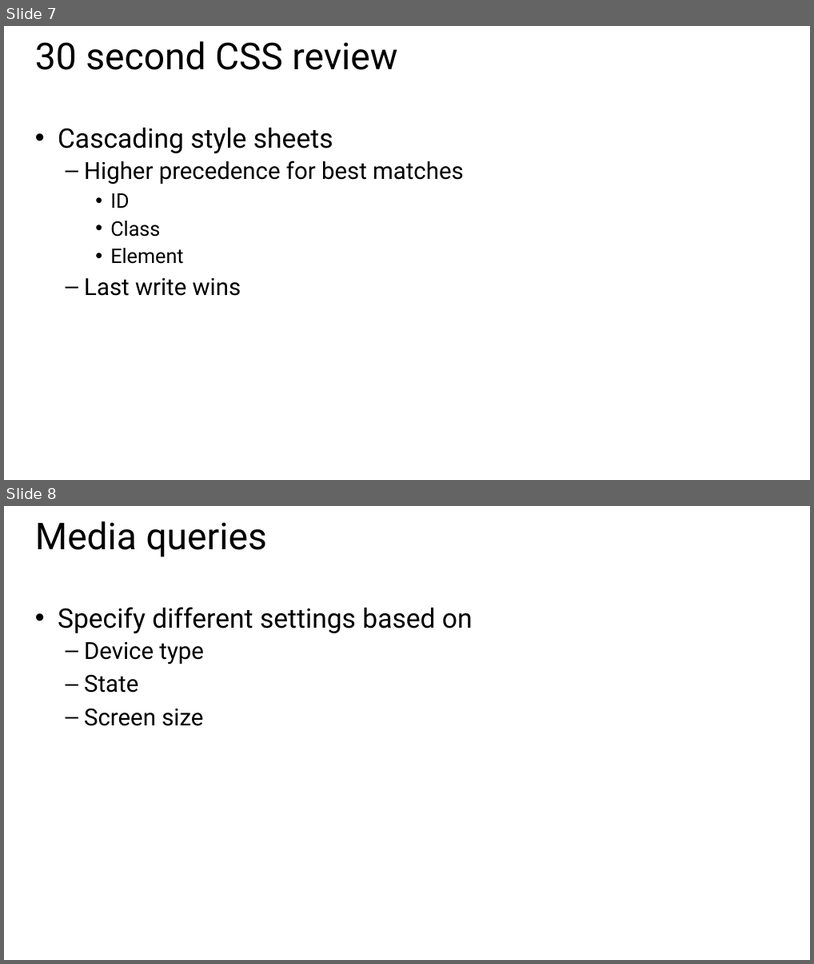
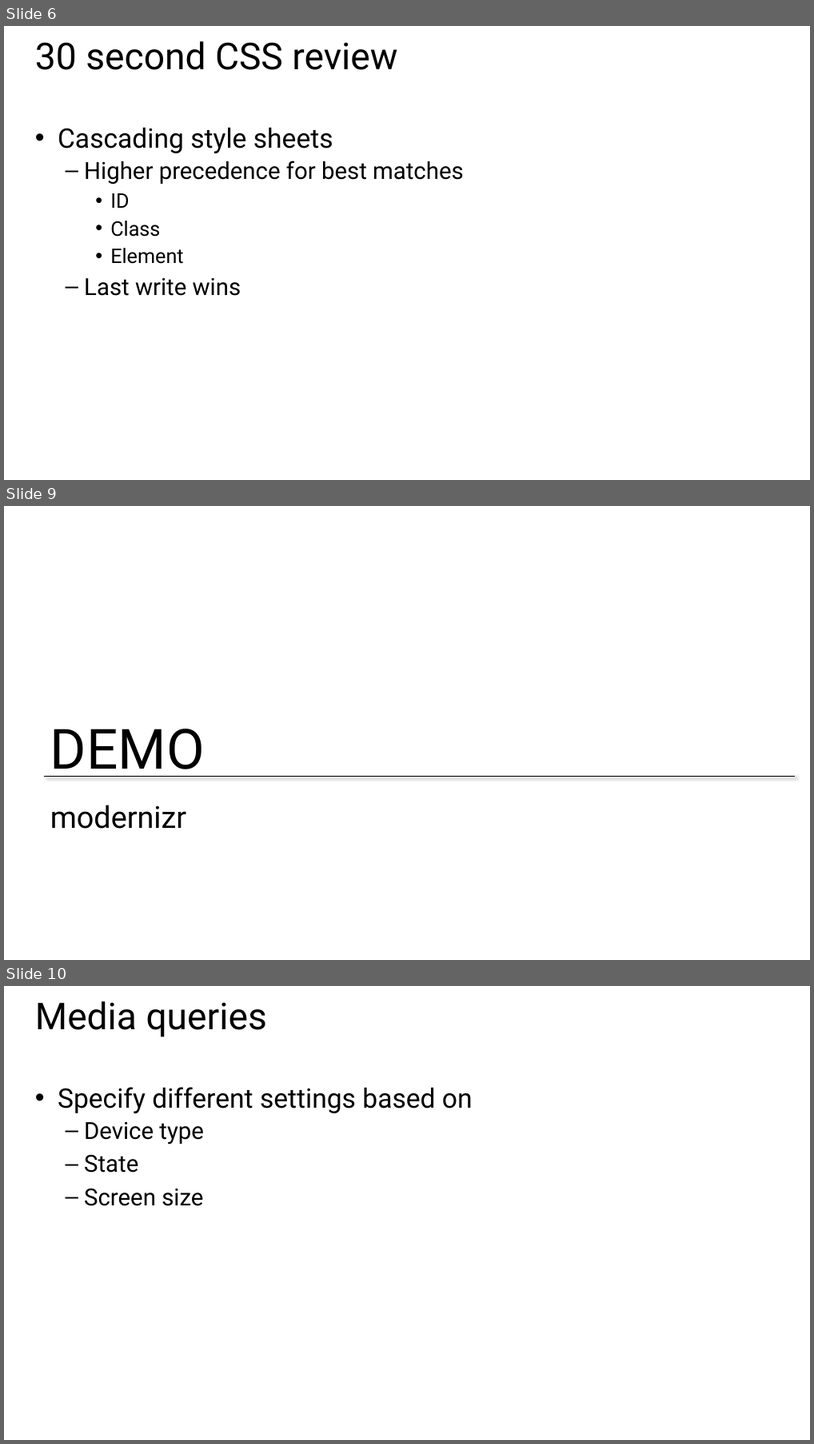
Before and after one commit to CharaD7/FrayedKnot, a slide deck: Slides/M2 Mobile UI.pptx. Shown one above the other, each under a label of ours: slides 7 and 8 before the commit, slides 6, 9 and 10 after it; the slides between them are not shown. The pictures are 814x964 and 814x1444 pixels, drawn with LibreOffice and Linux fonts; fonts in the diff are those of the drawing; background and template pictures are left out. Boxes give left, top, right and bottom in pixels: in the first picture for what was removed or moved away, otherwise in the second. Text is boxed around its words. In the diff, an @@ line names an element or a change of style, - is before the commit and + after.

```diff
--- a/Slides/M2 Mobile UI.pptx
+++ b/Slides/M2 Mobile UI.pptx
@@ slide 9 added at (4,506,810,960), background #FFFFFF @@
@@ text added at (50,728,205,776), 66 pt, text #000000 @@
+DEMO
@@ line added from (45, 776) to (796, 776), #000000 0.75 pt @@
@@ title added at (50,804,186,828), 36 pt, text #000000 @@
+modernizr
@@ what was slide 7 is now slide 6 @@
@@ what was slide 8 is now slide 10 @@
```
Also in this commit, not shown: 1 slide changed, 1 other slide added, 1 slide removed, 16 other files.
